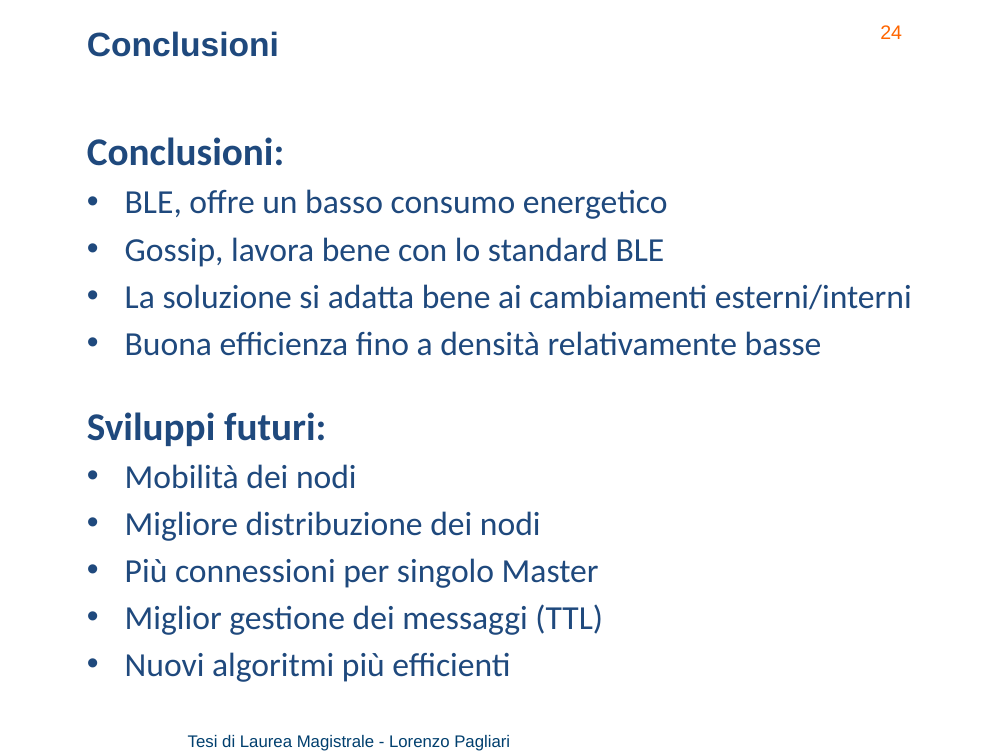
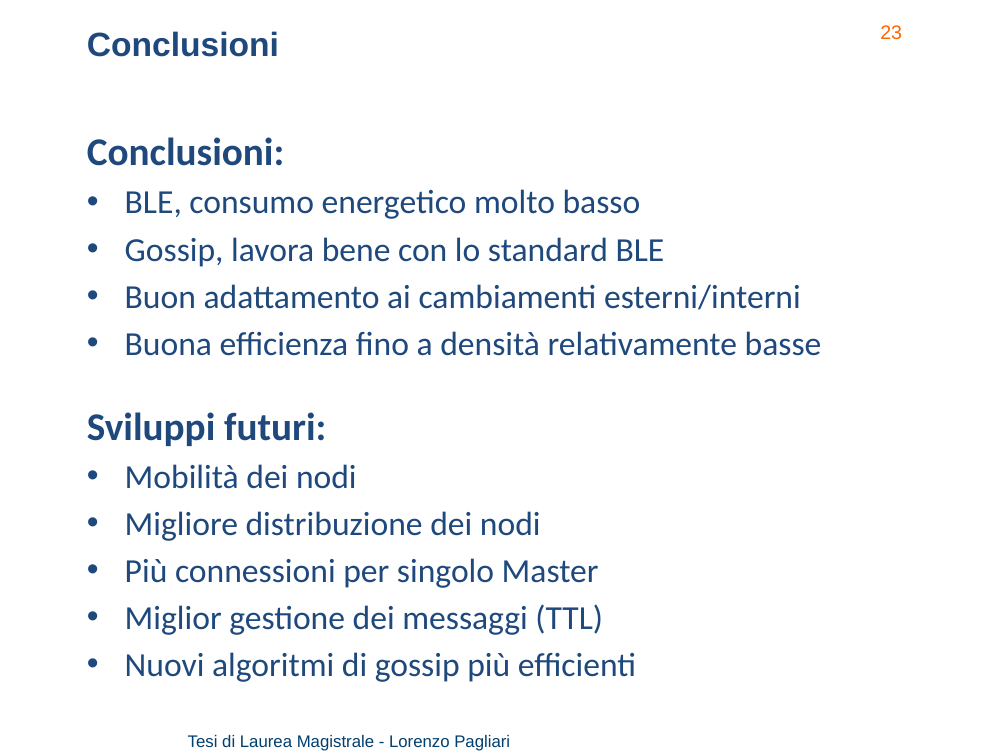
Before and after one commit to lorenzo-pagliari/Tesi, a slide deck: slide 23 of presentazione/Pagliari Lorenzo - presentazione_v3.pptx (slide 24 before the commit). Drawn at 1008x756 pixels with LibreOffice and Linux fonts; fonts in the diff are those of the drawing; background and template pictures are left out. Boxes give left, top, right and bottom in pixels: in the first picture for what was removed or moved away, otherwise in the second. Text is boxed around its words. In the diff, an @@ line names an element or a change of style, - is before the commit and + after.

```diff
--- a/presentazione/Pagliari Lorenzo - presentazione_v3.pptx
+++ b/presentazione/Pagliari Lorenzo - presentazione_v3.pptx
@@ page number at bbox=[880, 25, 902, 40]: text changed @@
-24
+23
@@ text at bbox=[125, 189, 641, 219]: text changed @@
-• BLE, offre un basso consumo energetico
+• BLE, consumo energetico molto basso
@@ text at bbox=[125, 284, 801, 310]: text changed @@
-• La soluzione si adatta bene ai cambiamenti esterni/interni
+• Buon adattamento ai cambiamenti esterni/interni
@@ text at bbox=[125, 652, 636, 682]: text changed @@
-• Nuovi algoritmi più efficienti
+• Nuovi algoritmi di gossip più efficienti
```
Also in this commit, not shown: 6 other slides changed, 1 other file.
